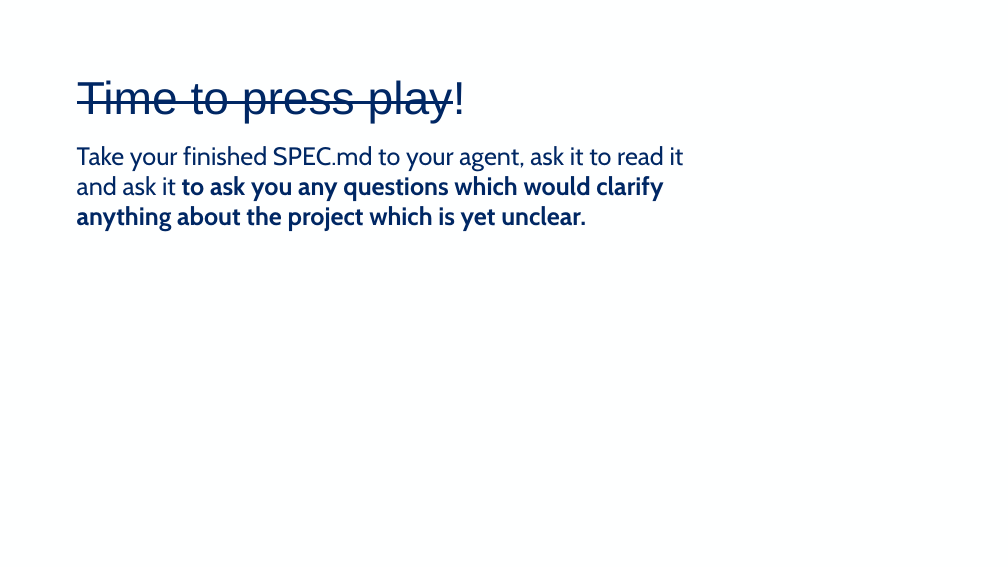
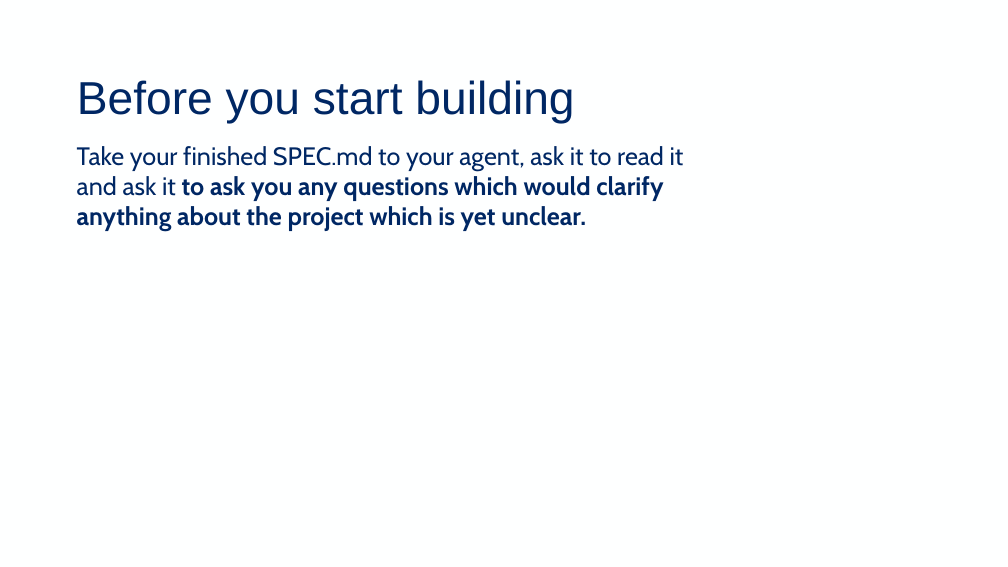
Before and after one commit to HelmholtzAI-Consultants-Munich/agentic-coding-hands-on, a slide deck: slide 15 of agentic_coding_workshop.pptx. Drawn at 1008x567 pixels with LibreOffice and Linux fonts; fonts in the diff are those of the drawing; background and template pictures are left out. Boxes give left, top, right and bottom in pixels: in the first picture for what was removed or moved away, otherwise in the second. Text is boxed around its words. In the diff, an @@ line names an element or a change of style, - is before the commit and + after.

Commit message:
updated slides

```diff
--- a/agentic_coding_workshop.pptx
+++ b/agentic_coding_workshop.pptx
@@ title at [77,80,574,124]: text changed @@
-Time to press play!
+Before you start building
```
Also in this commit, not shown: 1 other slide changed, 1 other file.
